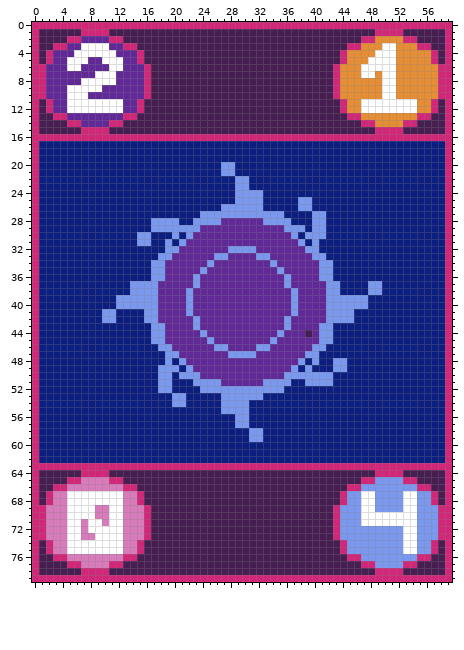
Pixel-art file: client/asset/sprite/cardshield.aseprite. The picture above was drawn from the file before the commit.
60x80 pixels, 1 frame.
And afterwards:
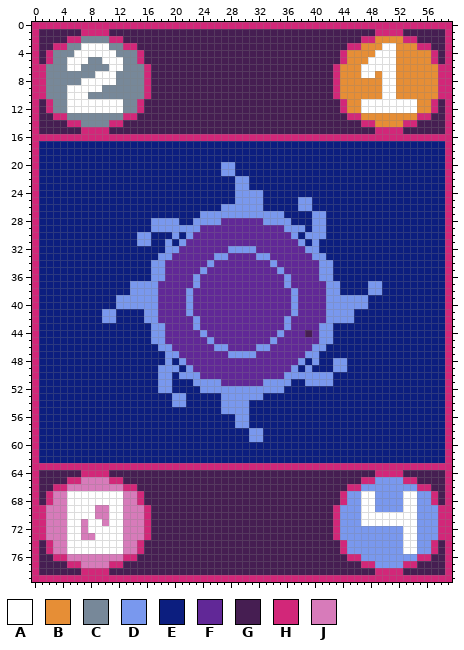
Palette (. is transparent): A #ffffff  B #e68e36  C #778899  D #7998ee  E #0c1e7f  F #612897  G #461e52  H #d22779  J #d77bba
What changed:
Changed rows in their new state; - is an unchanged pixel.
Layer "Layer 1":
first column x 2:
 2 -----CCCC-----
 3 ---CC----CC---
 4 -CCC------CCC-
 5 -CC---CC---CC-
 6 CCC--CCCC--CCC
 7 CCCCCCC---CCCC
 8 CCCCC-----CCCC
 9 CCC-----CCCCCC
10 CCC---CCCCCCCC
11 -CC--------CC-
12 -CC--------CC-
13 ---CCCCCCCC---
14 -----CCCC-----
